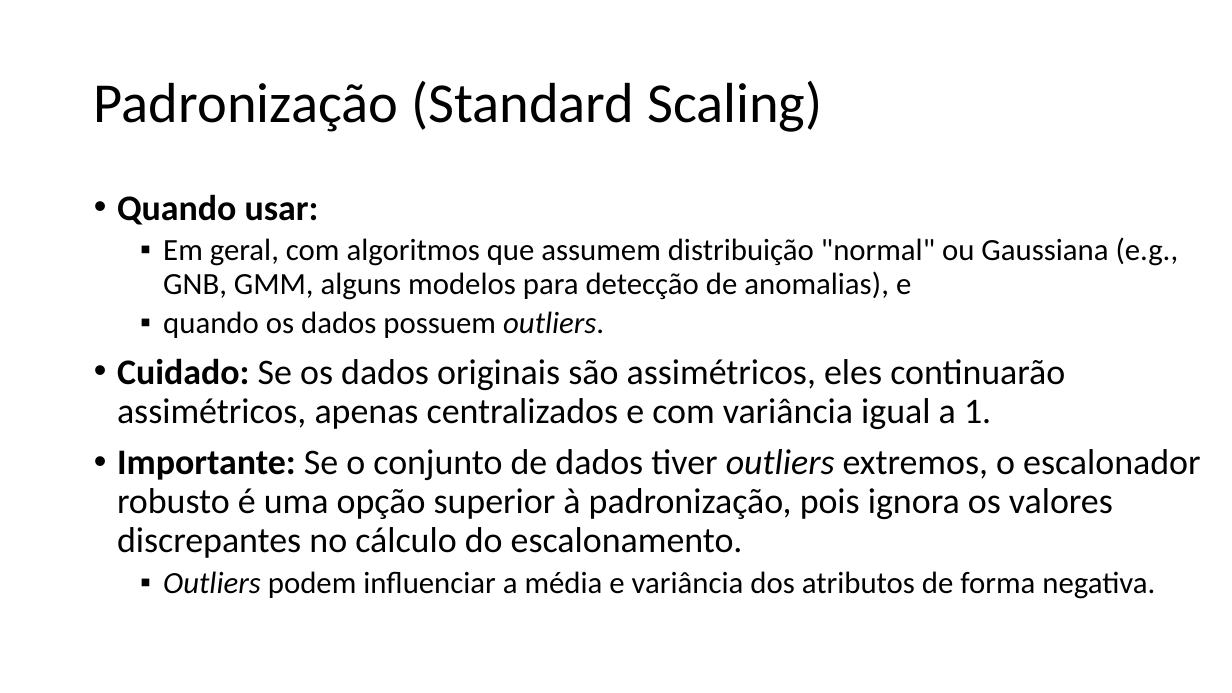
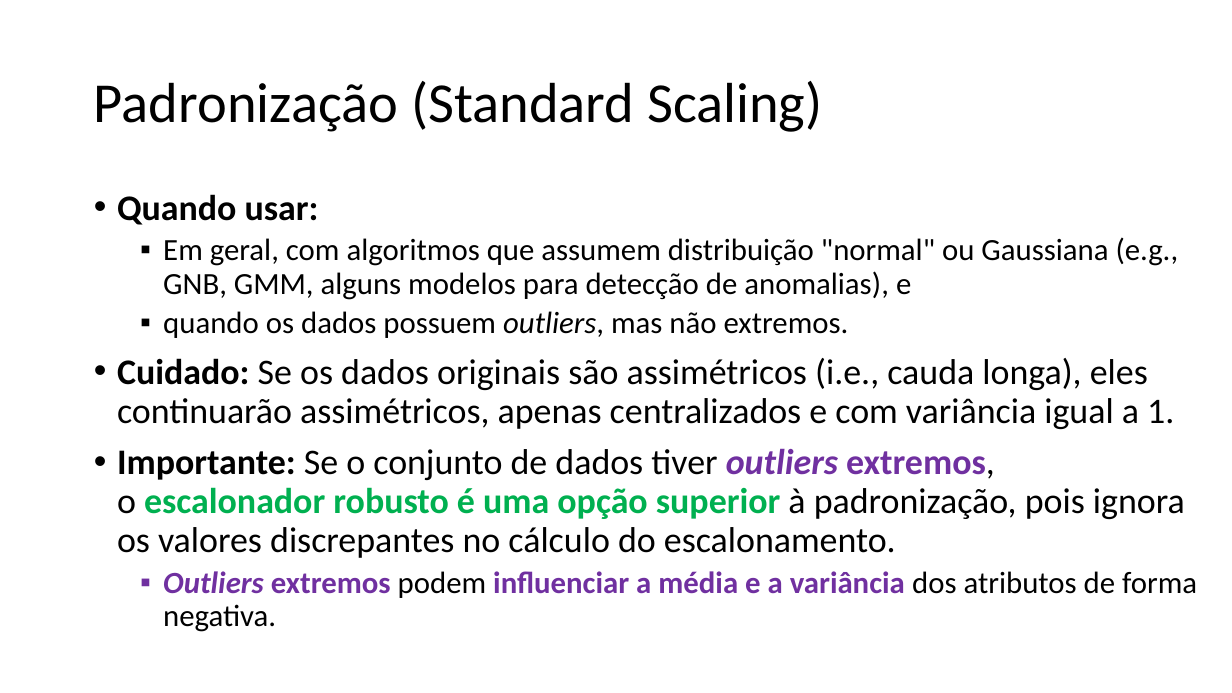
Before and after one commit to zz4fap/c24_inteligencia_artificial, a slide deck: slide 20 of slides/C24_Transformações.pptx (slide 17 before the commit). Drawn at 1232x693 pixels with LibreOffice and Linux fonts; fonts in the diff are those of the drawing. Boxes give left, top, right and bottom in pixels: in the first picture for what was removed or moved away, otherwise in the second. Text is boxed around its words. In the diff, an @@ line names an element or a change of style, - is before the commit and + after.

```diff
--- a/slides/C24_Transformações.pptx
+++ b/slides/C24_Transformações.pptx
@@ text at [117,311,1174,429]: text changed @@
-  ▪ quando os dados possuem outliers.
-• Cuidado: Se os dados originais são assimétricos, eles continuarão assimétricos, apenas centralizados e com variância igual a 1.
+  ▪ quando os dados possuem outliers, mas não extremos.
+• Cuidado: Se os dados originais são assimétricos (i.e., cauda longa), eles continuarão assimétricos, apenas centralizados e com variância igual a 1.
@@ text at [117,448,1185,558]: text colour #000000 to #7030A0 in "outliers extremos,"; text colour #000000 to #00B050 in "escalonador robusto é uma opção superior"; bold on in "outliers extremos, escalonador robusto é uma opção ..." @@
@@ text at [163,571,1197,632]: text changed; text colour #000000 to #7030A0; bold on @@
-  ▪ Outliers podem influenciar a média e variância dos atributos de forma negativa.
+  ▪ Outliers extremos podem influenciar a média e a variância dos atributos de forma negativa.
```
Also in this commit, not shown: 35 other slides changed, 5 slides added, 2 slides removed, 5 other files.
